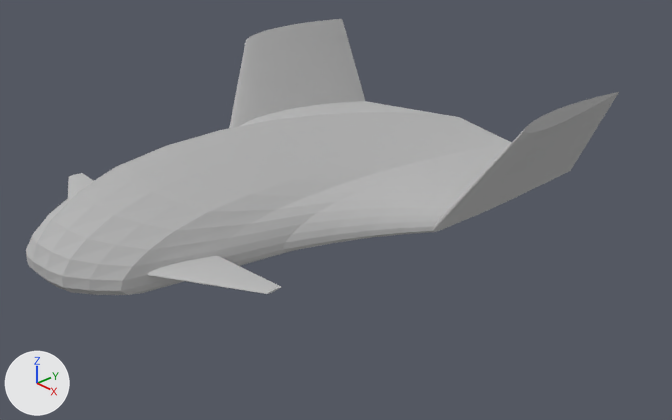
Renders of the Blender file Blender/LiftingBody.blend from each side of a commit.
Camera for both pictures: a 50 mm camera at (14.61, -6.22, 8.44) aimed at (1.34, 6.28, -0.34). Arrows for +X, +Y and +Z are at lower left; the lights stay in place.

In view in the first picture: 'liftingbody.SLDPRT'.
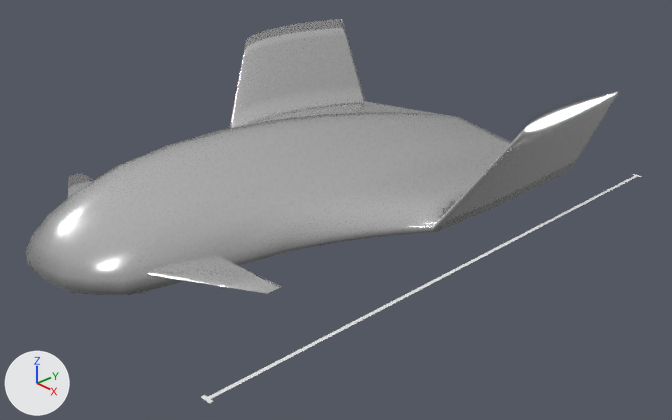
Where the change shows, as pixel boxes [x1, y1, x2, y2] in the pictures (672 x 420 px):
'Plane', added
    after: [201, 174, 642, 404]
part 1 of me_mesh_0_001, cut back
    before: [26, 19, 619, 295]
    after: [70, 176, 280, 294]
part 2 of me_mesh_0_001, recoloured
    both: [26, 19, 615, 291]

The change, as a list of edits to the scene's bpy script:
```text
Add mat_7075_t6:
    mat_7075_t6 = principled_material('7075-T6')
    mat_7075_t6.base_color = (0.8, 0.8, 0.8)  # white #e7e7e7
    mat_7075_t6.metallic = 1.0
    mat_7075_t6.roughness = 0.2
    mat_7075_t6.anisotropic = 0.15
    mat_7075_t6.anisotropic_rotation = 0.318
Change me_mesh_0_001:
    used by ob_liftingbody_sldprt; location = (0.0, 0.0, 0.0); rotation_euler = (-1.571, 0.0, 1.571), in degrees (-90, 0, 90); scale = (100.0, 100.0, 100.0)
    remove me_mesh_0_001.from_pydata(...)  # 1858 vertices, 3052 faces; spans x -0.0003..0.12, y -0.0197..0.0072, z -0.0448..0.0448
    remove me_mesh_0_001.materials.append(mat_color)  # blue #2e94ff
    add me_mesh_0_001.from_pydata(...)  # 1421 vertices, 2826 faces; spans x -0.0003..0.12, y -0.0197..0.0072, z -0.0448..0.0448
    me_mesh_0_001 part 1: 10 vertices moved within x 0.0263..0.0286, y -0.0001..0.0001, z -0.035..0.035; 429 vertices removed from x -0.0003..0.12, y -0.0197..0.0045, z -0.0448..0.0448
    me_mesh_0_001 part 2: 2191 faces spanning x -0.0003..0.12, y -0.0197..0.0072, z -0.0448..0.0448 switch from mat_material_0 (grey #bbbbbb) to mat_7075_t6 (white #e7e7e7)
Add me_plane:
    me_plane.from_pydata([(-17.5, -6.0, 0.0), (17.5, -6.0, 0.0), (-16.4, 6.0, 0.0), (16.4, 6.0, 0.0), (-6.0, -5.9, 0.0), (6.0, -5.9, 0.0), (-17.6, -5.9, 0.0), (17.6, -5.9, 0.0), (6.0, 5.9, 0.0), (-6.0, 5.9, 0.0), (16.6, 5.9, 0.0), (-16.6, 5.9, 0.0)], [], [(11, 10, 3, 2), (6, 7, 5, 4), (0, 1, 7, 6), (4, 5, 8, 9), (9, 8, 10, 11)])
Add ob_plane:
    ob_plane = bpy.data.objects.new('Plane', me_plane)
    ob_plane.location = (5.21, 6.0, 0.0)
    ob_plane.scale = (0.00626, 1.0, 1.0)
```
